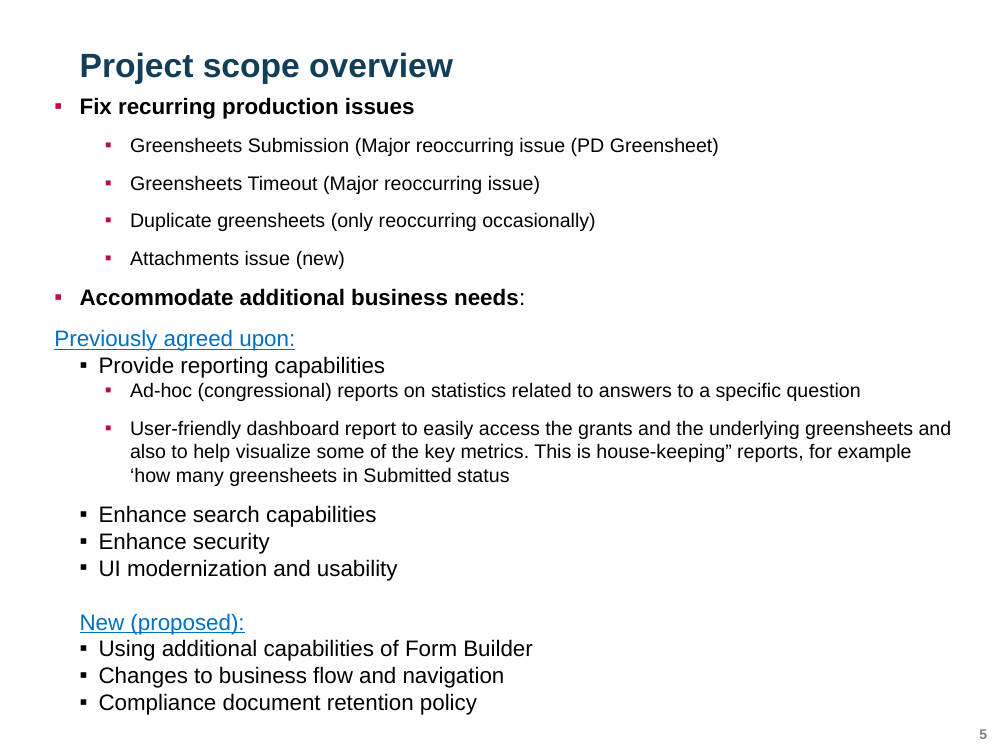
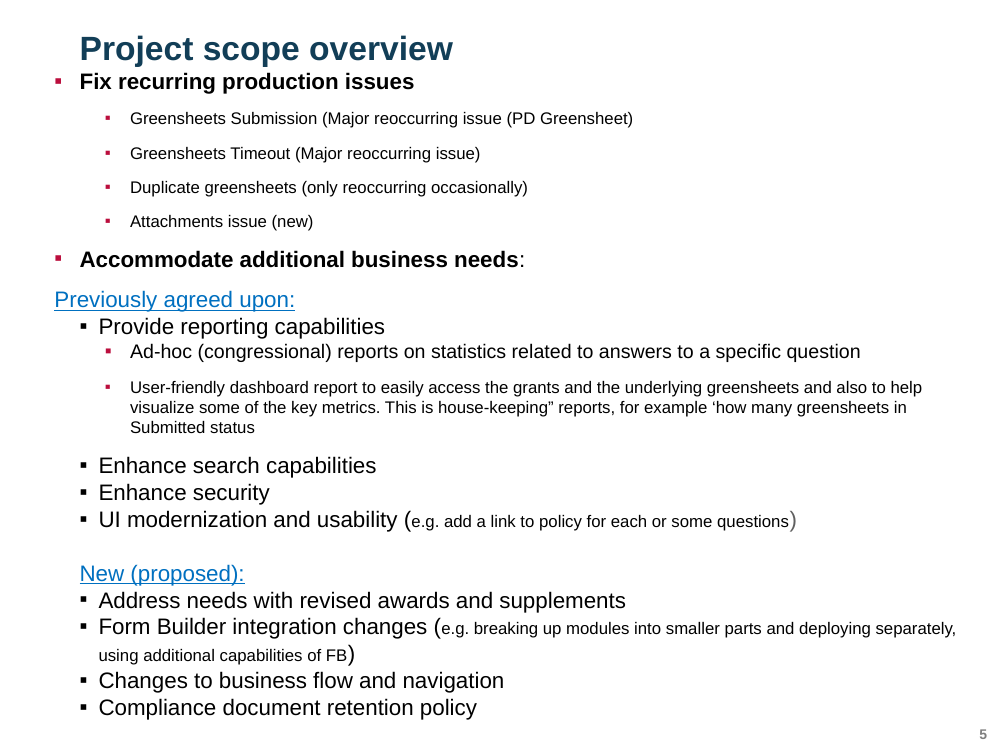
Before and after one commit to yaoh4/greensheets_classic, a slide deck: slide 5 of Requirements/Presentations/GreenSheets OGA presentation_version 1.pptx. Drawn at 1008x756 pixels with LibreOffice and Linux fonts; fonts in the diff are those of the drawing; background and template pictures are left out. Boxes give left, top, right and bottom in pixels: in the first picture for what was removed or moved away, otherwise in the second. Text is boxed around its words. In the diff, an @@ line names an element or a change of style, - is before the commit and + after.

Commit message:
added changes after meeting with OGA related to prod issues

```diff
--- a/Requirements/Presentations/GreenSheets OGA presentation_version 1.pptx
+++ b/Requirements/Presentations/GreenSheets OGA presentation_version 1.pptx
@@ title "Project scope overview": place and size @@
-title "Project scope overview" at <box>80,52,453,84</box>
+title "Project scope overview" at <box>80,35,453,67</box>
@@ text "Fix recurring production issues": place and size @@
-text "Fix recurring production issues" at <box>54,97,952,715</box>
+text "Fix recurring production issues" at <box>54,72,957,720</box>
@@ text at <box>130,112,923,433</box>: size 14 to 12 pt in "Greensheets Submission (Major reoccurring issue (PD Greenshe ...", "Greensheets Timeout (Major reoccurring issue)", "Duplicate greensheets (only reoccurring occasionally)", "Attachments issue (new)" and 1 more places @@
@@ text at <box>99,510,789,532</box>: text changed; size 16 to 12 pt @@
-        ▪ UI modernization and usability
+        ▪ UI modernization and usability (e.g. add a link to policy for each or some questions)
@@ text at <box>99,591,957,665</box>: text changed; size 16 to 12 pt @@
-        ▪ Using additional capabilities of Form Builder
+        ▪ Address needs with revised awards and supplements
+        ▪ Form Builder integration changes (e.g. breaking up modules into smaller parts and deploying separately, using additional capabilities of FB)
```
Also in this commit, not shown: 3 other slides changed.
